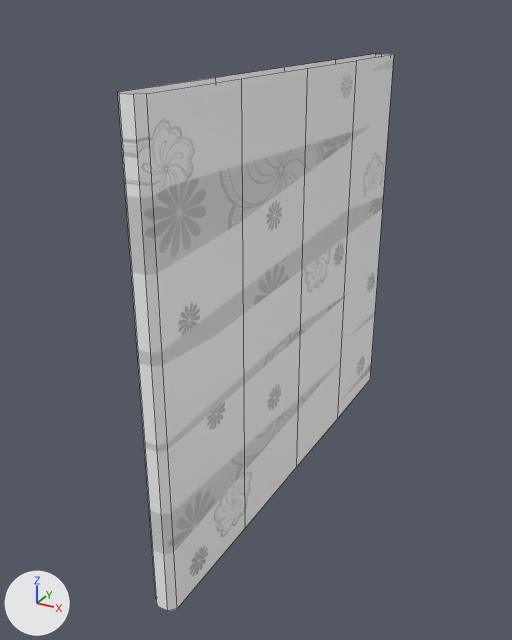
The FBX model Papercut/Assets/Geometry/Environment/BreakableWall.fbx as it was, and as the next commit left it.
One viewpoint serves both versions: a 50 mm lens placed at (17.47, -10.7, 8.39), pointed at (11.96, -0.67, 3.38). Lighting does not change. The marker at lower left points along +X, +Y and +Z. Mesh edges are drawn as thin lines.

In view in the first picture: 'BreakableWall_GEO'.
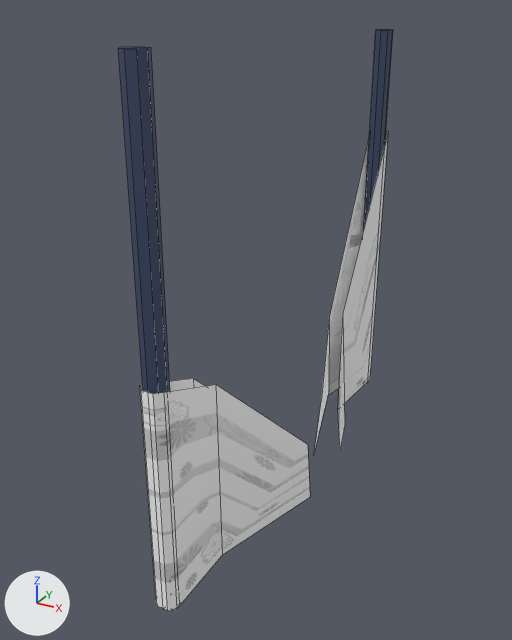
The newer file adds a shape key; the second version is drawn at full value of the shape key 'BreakableWall_GEO1' of 'BreakableWall_GEO', and the change is written as the vertex moves it makes.

Boxes [x1, y1, x2, y2] around the edits, measured in the pictures (512 x 640 px; the box of a moved part takes in the faces that stretch with it):
'BreakableWall_GEO', reshaped
    before: [118, 54, 394, 611]
    after: [118, 30, 393, 611]
part 1 of me_mesh, added (blue)
    after: [363, 30, 393, 383]
part 2 of me_mesh, added (blue)
    after: [118, 47, 170, 610]
part 3 of me_mesh, moved or reshaped
    before: [118, 54, 394, 611]
    after: [140, 131, 388, 611]

The change, as a list of edits to the scene's bpy script:
```text
Add mat_lambert2:
    mat_lambert2 = principled_material('lambert2')
    mat_lambert2.base_color = (0.0409, 0.0629, 0.136)  # dark blue #394767
Change me_mesh:
    used by ob_breakablewall_geo; location = (12.3, 0.0, 0.0); rotation_euler = (1.571, 0.0, 0.0), in degrees (90, 0, 0); scale = (0.01, 0.01, 0.01)
    remove me_mesh.from_pydata(...)  # 28 vertices, 14 faces; spans x -20.0..20.0, y 4.0..754.0, z -425.0..425.0
    add me_mesh.from_pydata(...)  # 68 vertices, 62 faces; spans x -20.0..83.0, y 0.0..800.0, z -425.0..425.0
    me_mesh part 1: a new loose piece, an 8-sided cylinder along y spanning x -18.0..18.0, y 0.0..800.0, z -424.0..-388.0, in mat_lambert2 (dark blue #394767)
    me_mesh part 2: a new loose piece, an 8-sided cylinder along y spanning x -18.0..18.0, y 0.0..800.0, z 387.0..423.0, in mat_lambert2 (dark blue #394767)
    me_mesh part 3
    10 vertices are removed from x -20.0..20.0, y 754.0, z -207.0..425.0
    11 faces are deleted
    4 vertices in x -20.0..20.0, y 754.0, z -425.0..-415.0 move by (0.0, -153.0, 0.0)
    6 vertices move from x -20.0..20.0, y 4.0, z -207.0..207.0 to x -20.0..83.0, y 4.0..38.0, z -207.0..283.0
    14 vertices are added at x -20.0..83.0, y 4.0..380.0, z -234.0..425.0
    11 new faces join them, mat_lambert12
    add me_mesh.materials.append(mat_lambert2)  # dark blue #394767
```
